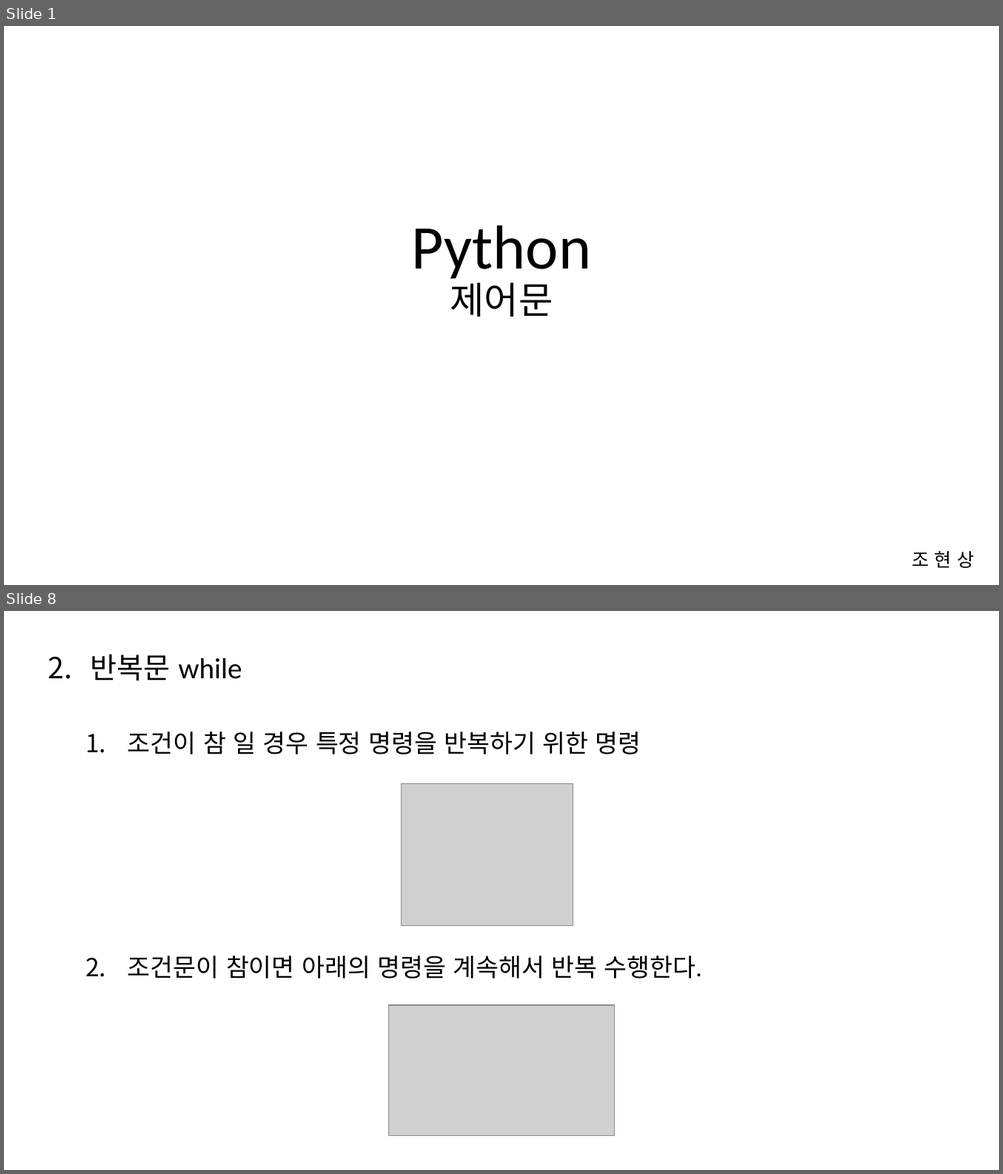
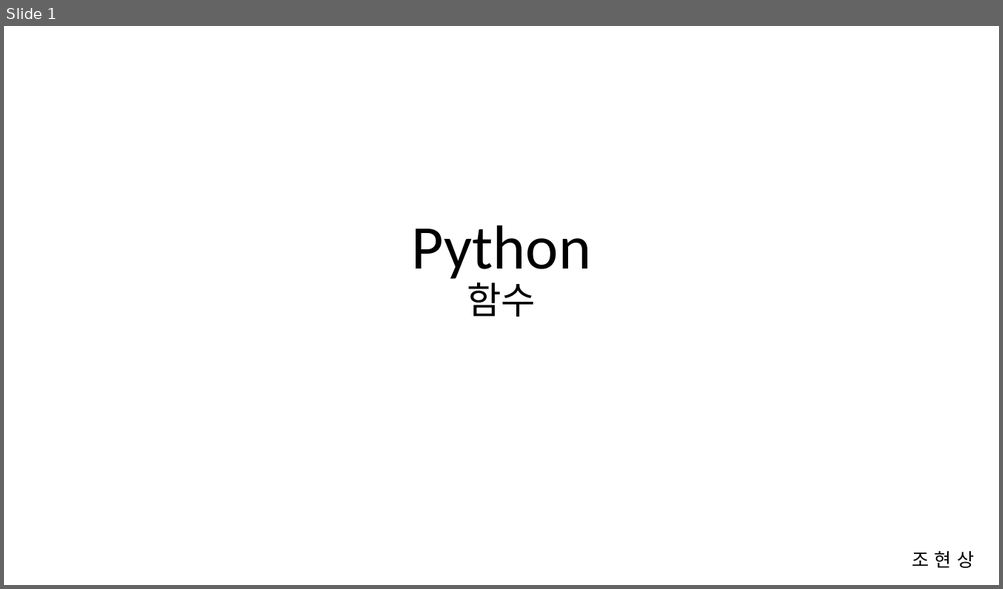
Before and after one commit to Cho-Hyeon-Sang/python, a slide deck: 3_Function/python_함수.pptx. Shown one above the other, each under a label of ours: slides 1 and 8 before the commit, slide 1 after it; the slides between them are not shown. The pictures are 1003x1174 and 1003x589 pixels, drawn with LibreOffice and Linux fonts; fonts in the diff are those of the drawing; grey boxes stand for pictures. Boxes give left, top, right and bottom in pixels: in the first picture for what was removed or moved away, otherwise in the second. Text is boxed around its words. In the diff, an @@ line names an element or a change of style, - is before the commit and + after.

Commit message:
Feat : 함수 ppt 추가

```diff
--- a/3_Function/python_함수.pptx
+++ b/3_Function/python_함수.pptx
@@ slide 8 removed at [4,611,999,1170], background #FFFFFF @@
@@ text removed at [91,654,702,979] @@
-2. 반복문 while
-  1. 조건이 참 일 경우 특정 명령을 반복하기 위한 명령
-  2. 조건문이 참이면 아래의 명령을 계속해서 반복 수행한다.
@@ picture removed at [401,784,573,925] @@
@@ picture removed at [388,1005,614,1136] @@
@@ slide 1 changed as well @@
@@ title at [411,225,591,317]: text changed @@
-Python
-제어문
+Python
+함수
```
Also in this commit, not shown: 7 slides added, 12 other slides removed, 1 other file.
